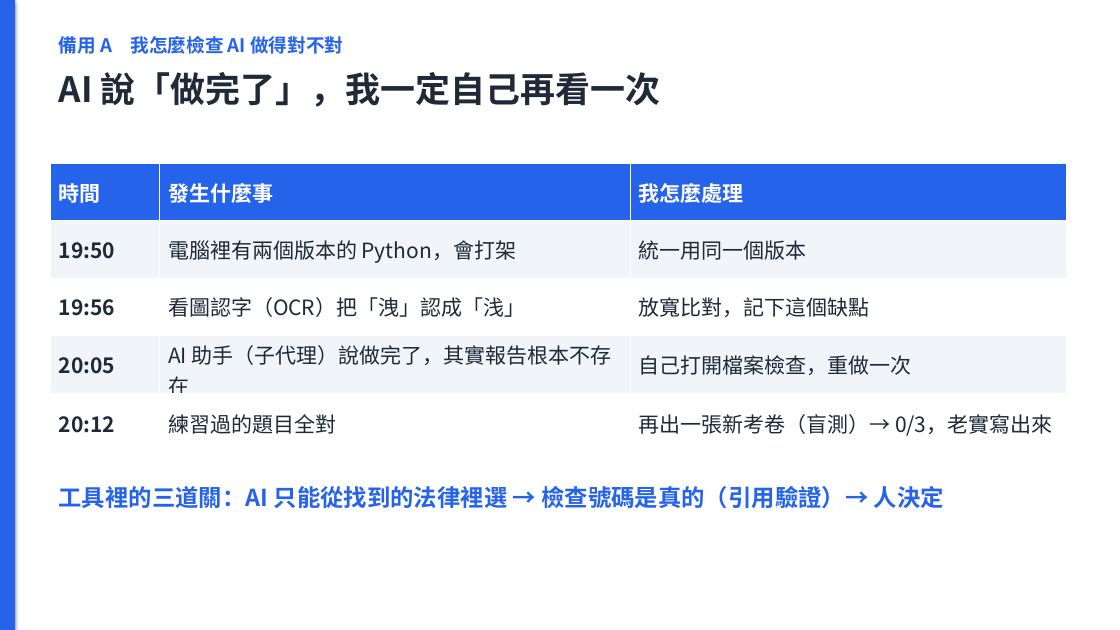
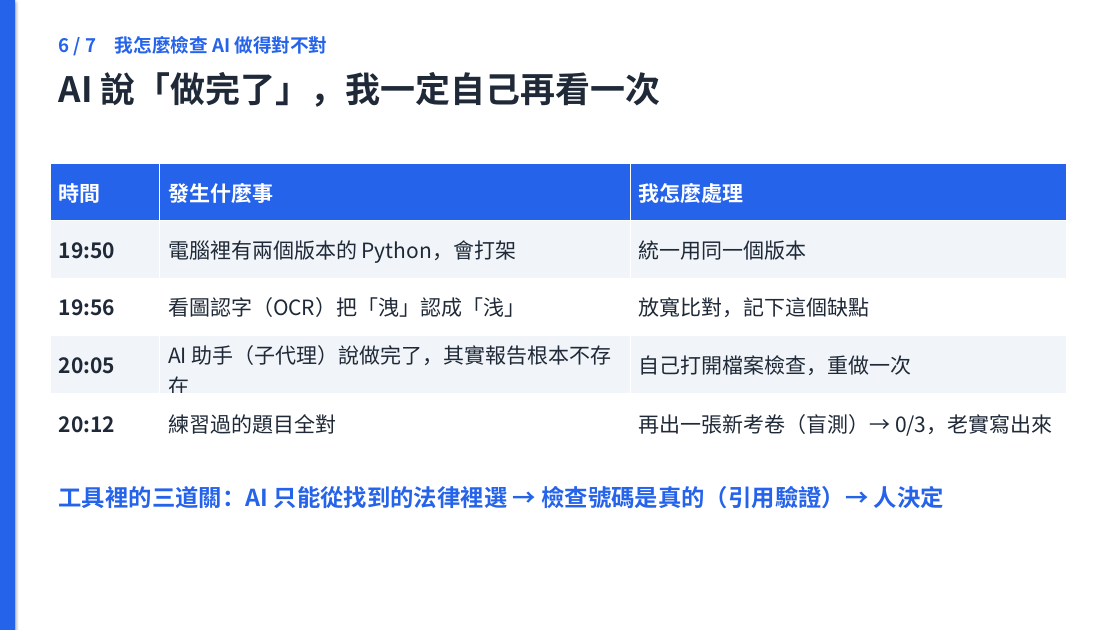
Before and after one commit to jaylooloomi/contract-check, a slide deck: slide 8 of docs/deck/合約外規檢查_簡報.pptx (slide 12 before the commit). Drawn at 1120x630 pixels with LibreOffice and Linux fonts; fonts in the diff are those of the drawing. Boxes give left, top, right and bottom in pixels: in the first picture for what was removed or moved away, otherwise in the second. Text is boxed around its words. In the diff, an @@ line names an element or a change of style, - is before the commit and + after.

```diff
--- a/docs/deck/合約外規檢查_簡報.pptx
+++ b/docs/deck/合約外規檢查_簡報.pptx
@@ text at [59,36,328,54]: text changed @@
-備用 A 我怎麼檢查 AI 做得對不對
+6 / 7 我怎麼檢查 AI 做得對不對
```
Also in this commit, not shown: 6 other slides changed, 4 slides removed, 22 other files.
